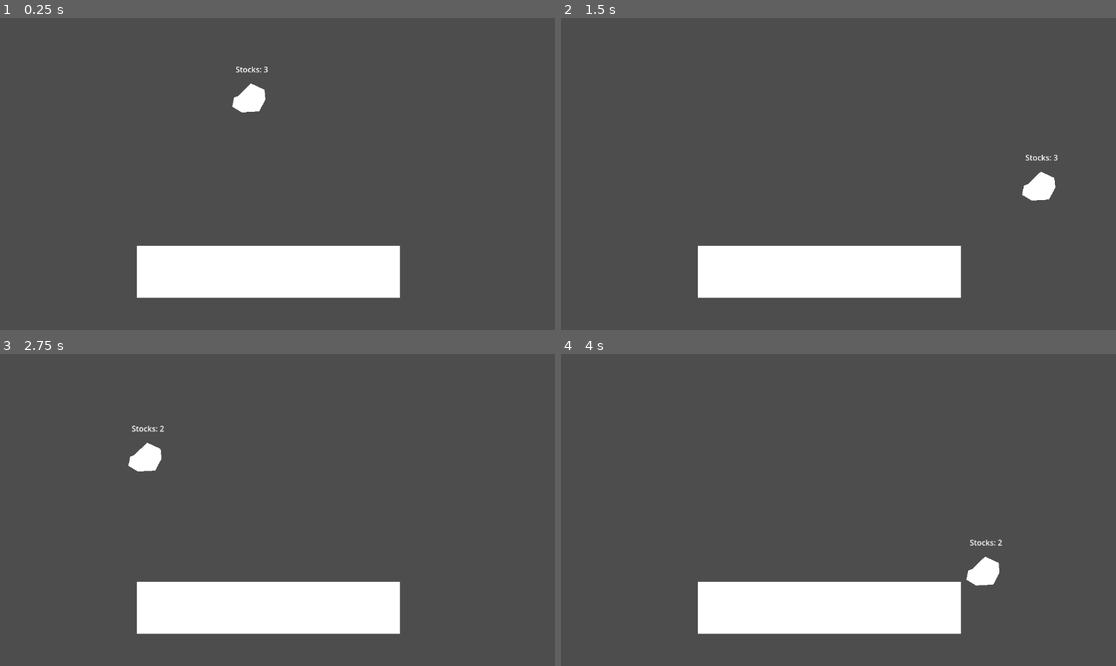
Above: before the commit, frames 1-4 (two rows, left to right).
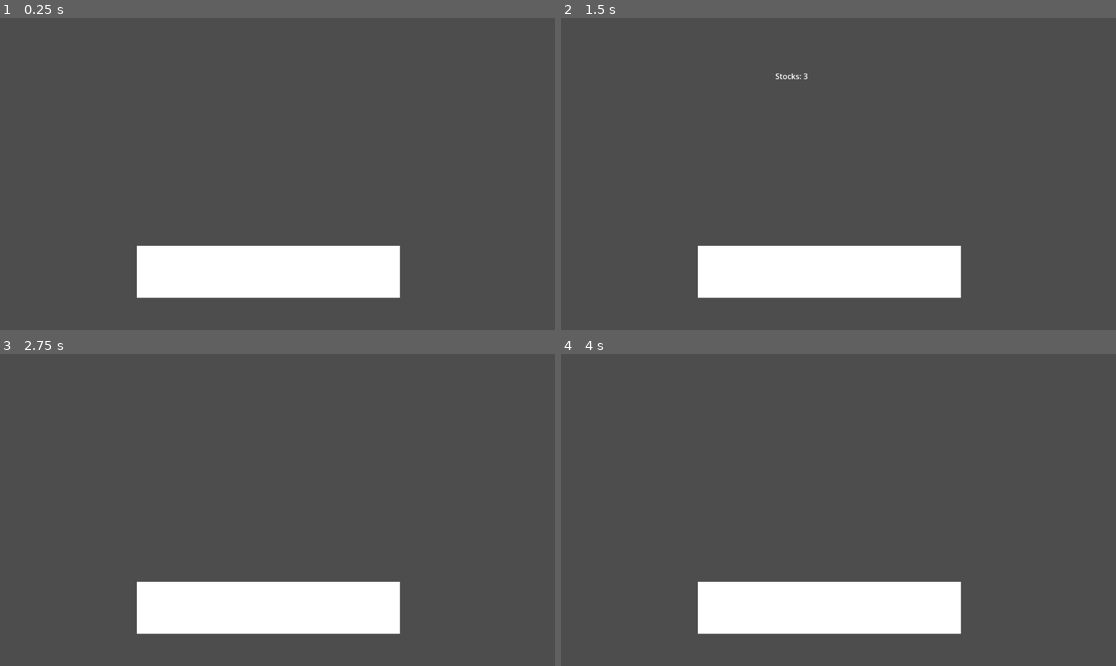
Above: after the commit, the same moments.

Repository: Iteration-Take-3/Godot-Project-Spring2025
Game: Godot game, scene res://scenes/stages/main_stage.tscn
The game is run twice, just before and just after one commit, with the same random seed, the same clock (stepped at 60 frames per second) and the same inputs. Before the commit the project starts from res://main_stage.tscn.
Inputs:
- Up to frame 1 (0.25 s): no input
- Up to frame 2 (1.5 s): hold D (Right) from 0.53 s (still down); tap W (Jump) at 0.6, 0.77, 1.07, 1.35 s
- Up to frame 3 (2.75 s): tap W (Jump) at 1.52, 1.82, 2.1 s; release D (Right) at 2.03 s; hold A (Left) from 2.03 s (still down)
- Up to frame 4 (4 s): release A (Left) at 2.78 s; hold D (Right) from 2.78 s (still down); tap W (Jump) at 2.85, 3.02, 3.32, 3.6, 3.77 s

The runs differ from the first frame. In frame 1, 0.4% of the frame differs, in the area x 41-49%, y 15-31%; in frame 2, 0.5%, in the area x 38-90%, y 17-59%; in frame 3, 0.5%; in frame 4, 0.5%.

Commit message:
Player rework

Diff:
--- /dev/null
+++ b/spring-game-project-2025/objects/fighters/dism.tscn
@@ -0,0 +1,7 @@
+[gd_scene load_steps=3 format=3 uid="uid://dn05tohiatnjy"]
+
+[ext_resource type="PackedScene" uid="uid://wnv0pgenighl" path="res://objects/fighters/player.tscn" id="1_isbdo"]
+[ext_resource type="Script" uid="uid://dtj2n4pjqk2t" path="res://objects/scripts/fighters/dism.gd" id="2_10b7d"]
+
+[node name="Player" instance=ExtResource("1_isbdo")]
+script = ExtResource("2_10b7d")
--- /dev/null
+++ b/spring-game-project-2025/objects/fighters/player.tscn
@@ -0,0 +1,13 @@
+[gd_scene load_steps=2 format=3 uid="uid://wnv0pgenighl"]
+
+[ext_resource type="Script" uid="uid://c1xpgn357sf1o" path="res://objects/scripts/fighters/player.gd" id="1_0sm4r"]
+
+[node name="Player" type="CharacterBody2D" groups=["player"]]
+script = ExtResource("1_0sm4r")
+
+[node name="Label" type="Label" parent="."]
+offset_left = -30.0
+offset_top = -99.0
+offset_right = 29.0
+offset_bottom = -76.0
+text = "Stocks: "
--- /dev/null
+++ b/spring-game-project-2025/objects/scripts/fighters/dism.gd
@@ -0,0 +1 @@
+extends "res://objects/scripts/fighters/player.gd"
--- /dev/null
+++ b/spring-game-project-2025/objects/scripts/fighters/player.gd
@@ -0,0 +1,60 @@
+extends CharacterBody2D
+
+var speed = 500
+var gravity = 750
+var jump_height = 500
+var gravity_cap = 1250
+
+var stocks = 3
+var djump = true;
+var onledge = false;
+
+func _ready() -> void:
+	$Label.text = "Stocks: " + str(stocks)
+
+
+func _physics_process(delta: float) -> void:
+
+	velocity.x = 0
+	if (velocity.y < gravity_cap):
+		velocity.y += gravity * delta
+
+	if Input.is_action_pressed("Right"):
+		if (not onledge):
+			velocity.x += speed
+	if Input.is_action_pressed("Left"):
+		if (not onledge):
+			velocity.x -= speed;
+
+	if Input.is_action_just_pressed("Jump"):
+		gravity = 750;
+		if is_on_floor():
+			velocity.y = 0
+			velocity.y -= jump_height
+			djump = true
+		elif djump:
+			if (not onledge):
+				djump = false
+			velocity.y = 0
+			velocity.y -= jump_height
+		onledge = false;
+	if Input.is_action_just_released("Jump") && velocity.y <= 0:
+		velocity.y -= velocity.y/2
+
+	if stocks < 1:
+		get_tree().quit()
+
+	if Input.is_action_just_pressed("Down") && not is_on_floor():
+		onledge = false;
+		gravity = 750;
+		velocity.y = gravity_cap;
+
+	move_and_slide()
+
+
+func die():
+	velocity.y = 0
+	stocks -= 1
+	$Label.text = "Stocks: " + str(stocks)
+	position = Vector2(520,145)
+	djump = true
--- a/spring-game-project-2025/player.gd
+++ b/spring-game-project-2025/player.gd
@@ -1,60 +1 @@
-extends CharacterBody2D
-
-const speed = 500
-var gravity = 750
-const jump_height = 500
-const gravity_cap = 10000
-
-var stocks = 3
-var djump = true;
-var onledge = false;
-
-func _ready() -> void:
-	$Label.text = "Stocks: " + str(stocks)
-
-
-func _physics_process(delta: float) -> void:
-
-	velocity.x = 0
-	if (velocity.y < gravity_cap):
-		velocity.y += gravity * delta
-
-	if Input.is_action_pressed("Right"):
-		if (not onledge):
-			velocity.x += speed
-	if Input.is_action_pressed("Left"):
-		if (not onledge):
-			velocity.x -= speed;
-
-	if Input.is_action_just_pressed("Jump"):
-		gravity = 750;
-		if is_on_floor():
-			velocity.y = 0
-			velocity.y -= jump_height
-			djump = true
-		elif djump:
-			if (not onledge):
-				djump = false
-			velocity.y = 0
-			velocity.y -= jump_height
-		onledge = false;
-	if Input.is_action_just_released("Jump") && velocity.y <= 0:
-		velocity.y -= velocity.y/2
-
-	if stocks < 1:
-		get_tree().quit()
-
-	if Input.is_action_just_pressed("Down") && not is_on_floor():
-		onledge = false;
-		gravity = 750;
-		velocity.y = 750;
-
-	move_and_slide()
-
-
-func die():
-	velocity.y = 0
-	stocks -= 1
-	$Label.text = "Stocks: " + str(stocks)
-	position = Vector2(520,145)
-	djump = true
+extends "res://objects/scripts/dism.gd"
--- a/spring-game-project-2025/player.tscn
+++ /dev/null
@@ -1,28 +0,0 @@
-[gd_scene load_steps=3 format=3 uid="uid://wnv0pgenighl"]
-
-[ext_resource type="Script" uid="uid://c1xpgn357sf1o" path="res://player.gd" id="1_0sm4r"]
-
-[sub_resource type="RectangleShape2D" id="RectangleShape2D_4flbx"]
-size = Vector2(60, 60)
-
-[node name="Player" type="CharacterBody2D" groups=["player"]]
-script = ExtResource("1_0sm4r")
-
-[node name="Visibility" type="Polygon2D" parent="."]
-position = Vector2(-370, -163)
-polygon = PackedVector2Array(345, 155, 372, 129, 400, 142, 402, 162, 389, 187, 353, 189, 333, 177, 337, 158)
-
-[node name="Collision" type="CollisionShape2D" parent="."]
-shape = SubResource("RectangleShape2D_4flbx")
-
-[node name="Label" type="Label" parent="."]
-offset_left = -30.0
-offset_top = -75.0
-offset_right = 29.0
-offset_bottom = -52.0
-text = "Stocks: "
-
-[node name="Area2D" type="Area2D" parent="."]
-
-[node name="Collision" type="CollisionShape2D" parent="Area2D"]
-shape = SubResource("RectangleShape2D_4flbx")
--- a/spring-game-project-2025/project.godot
+++ b/spring-game-project-2025/project.godot
@@ -11,7 +11,7 @@
 [application]
 
 config/name="Spring Game Project 2025"
-run/main_scene="res://main_stage.tscn"
+run/main_scene="res://scenes/stages/main_stage.tscn"
 config/features=PackedStringArray("4.4", "Mobile")
 config/icon="res://icon.svg"
 
--- a/spring-game-project-2025/main_stage.tscn
+++ b/spring-game-project-2025/scenes/stages/main_stage.tscn
@@ -1,11 +1,11 @@
 [gd_scene load_steps=10 format=3 uid="uid://1da2fmhqu116"]
 
-[ext_resource type="Script" uid="uid://bnwoadkaci7oj" path="res://main_stage.gd" id="1_gh3nl"]
-[ext_resource type="PackedScene" uid="uid://wnv0pgenighl" path="res://player.tscn" id="1_lq8q1"]
-[ext_resource type="Script" uid="uid://brw5hec7jrk0p" path="res://ledge.gd" id="2_56n4c"]
-[ext_resource type="AudioStream" uid="uid://c0nd3hdih0p8e" path="res://soundtrack/MogueraTheme.ogg" id="3_uwveg"]
-[ext_resource type="AudioStream" uid="uid://wod1he3xp1mq" path="res://soundtrack/GezoraTheme.ogg" id="4_uwveg"]
-[ext_resource type="Script" uid="uid://byc5jpsllo4nx" path="res://blast_zone.gd" id="6_wl8gn"]
+[ext_resource type="Script" uid="uid://bnwoadkaci7oj" path="res://main_stage.gd" id="1_djkgi"]
+[ext_resource type="Script" uid="uid://brw5hec7jrk0p" path="res://objects/scripts/ledge.gd" id="2_1kogc"]
+[ext_resource type="PackedScene" uid="uid://dn05tohiatnjy" path="res://objects/fighters/dism.tscn" id="3_djkgi"]
+[ext_resource type="AudioStream" uid="uid://c0nd3hdih0p8e" path="res://soundtrack/MogueraTheme.ogg" id="4_dgfnw"]
+[ext_resource type="AudioStream" uid="uid://wod1he3xp1mq" path="res://soundtrack/GezoraTheme.ogg" id="5_itqi2"]
+[ext_resource type="Script" uid="uid://byc5jpsllo4nx" path="res://objects/scripts/blast_zone.gd" id="6_5tv1a"]
 
 [sub_resource type="RectangleShape2D" id="RectangleShape2D_4owyp"]
 size = Vector2(546, 108)
@@ -33,34 +33,33 @@
 shape = SubResource("RectangleShape2D_4owyp")
 
 [node name="Area2D" type="Area2D" parent="Stage/Ground"]
-script = ExtResource("2_56n4c")
+script = ExtResource("2_1kogc")
 
 [node name="CollisionShape2D" type="CollisionShape2D" parent="Stage/Ground/Area2D"]
 position = Vector2(-267, -43)
 shape = SubResource("RectangleShape2D_wl8gn")
 
 [node name="Area2D2" type="Area2D" parent="Stage/Ground"]
-script = ExtResource("2_56n4c")
+script = ExtResource("2_1kogc")
 
 [node name="CollisionShape2D" type="CollisionShape2D" parent="Stage/Ground/Area2D2"]
 position = Vector2(266, -43)
 shape = SubResource("RectangleShape2D_wl8gn")
 
-[node name="Player" parent="." instance=ExtResource("1_lq8q1")]
-position = Vector2(519, 145)
+[node name="Player" parent="." instance=ExtResource("3_djkgi")]
 
 [node name="MainTrack" type="AudioStreamPlayer2D" parent="."]
 position = Vector2(564, 288)
-stream = ExtResource("3_uwveg")
+stream = ExtResource("4_dgfnw")
 bus = &"Music"
 
 [node name="AltTrack" type="AudioStreamPlayer2D" parent="."]
 position = Vector2(564, 288)
-stream = ExtResource("4_uwveg")
+stream = ExtResource("5_itqi2")
 bus = &"Music"
 
 [node name="Area2D" type="Area2D" parent="."]
-script = ExtResource("6_wl8gn")
+script = ExtResource("6_5tv1a")
 
 [node name="CollisionShape2D" type="CollisionShape2D" parent="Area2D"]
 position = Vector2(570.5, 317)
Binary file added: spring-game-project-2025/images/characters/dism/placehold.png
Not shown, added: spring-game-project-2025/images/characters/dism/placehold.png.import
Renamed: spring-game-project-2025/blast_zone.gd -> spring-game-project-2025/objects/scripts/blast_zone.gd
Renamed: spring-game-project-2025/blast_zone.gd.uid -> spring-game-project-2025/objects/scripts/blast_zone.gd.uid
Not shown, added: spring-game-project-2025/objects/scripts/fighters/dism.gd.uid
Not shown, added: spring-game-project-2025/objects/scripts/fighters/player.gd.uid
Renamed: spring-game-project-2025/ledge.gd -> spring-game-project-2025/objects/scripts/ledge.gd
Renamed: spring-game-project-2025/ledge.gd.uid -> spring-game-project-2025/objects/scripts/ledge.gd.uid
Not shown, changed: spring-game-project-2025/player.gd.uid
Not shown: 1 places in spring-game-project-2025/scenes/stages/main_stage.tscn that only renumber resources
Not shown, added: spring-game-project-2025/objects/fighters/dism.tscn1241676055.tmp
Not shown, added: spring-game-project-2025/objects/fighters/dism.tscn1259336886.tmp
(and 1 more such lines)
